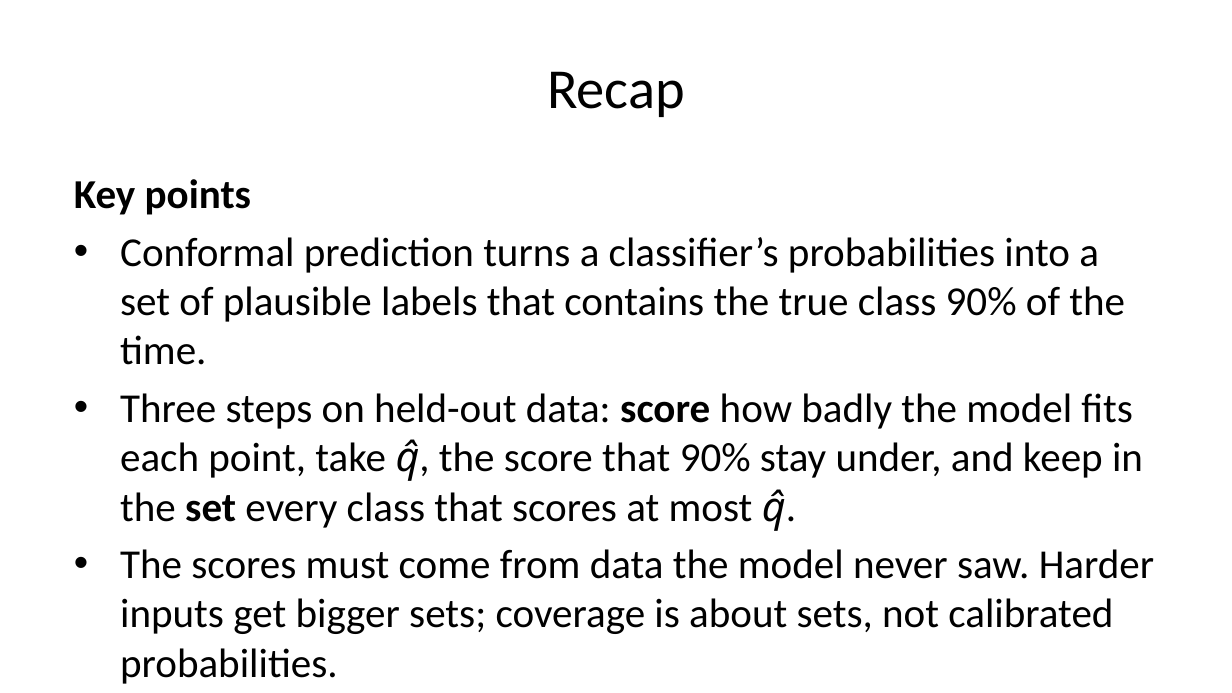
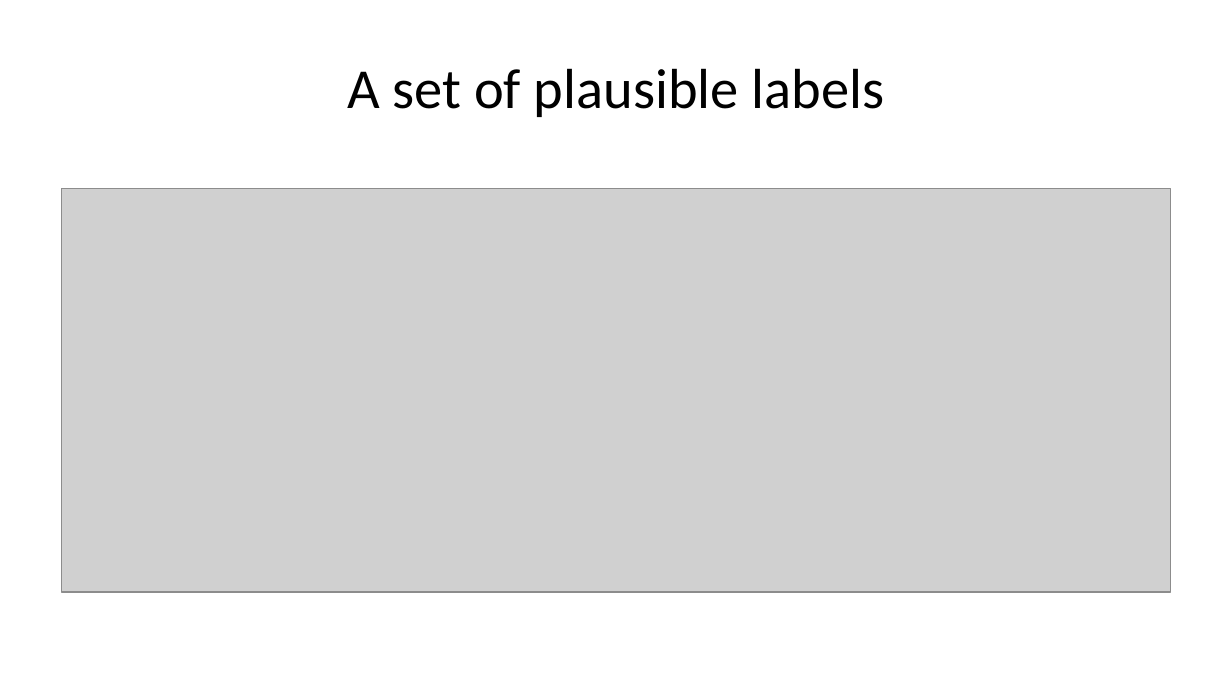
Before and after one commit to AmyRouillard/ml-foundations-mau-2026, a slide deck: slide 51 of ml-foundations.pptx (slide 57 before the commit). Drawn at 1232x693 pixels with LibreOffice and Linux fonts; fonts in the diff are those of the drawing; grey boxes stand for pictures. Boxes give left, top, right and bottom in pixels: in the first picture for what was removed or moved away, otherwise in the second. Text is boxed around its words. In the diff, an @@ line names an element or a change of style, - is before the commit and + after.

```diff
--- a/ml-foundations.pptx
+++ b/ml-foundations.pptx
@@ title at (347, 68, 884, 117): text changed @@
-Recap
+A set of plausible labels
@@ text removed at (74, 179, 1154, 634) @@
-Key points
-• Conformal prediction turns a classifier’s probabilities into a set of plausible labels that contains the true class 90% of the time.
-• Three steps on held-out data: score how badly the model fits each point, take q̂, the score that 90% stay under, and keep in the set every class that scores at most q̂.
-• The scores must come from data the model never saw. Harder inputs get bigger sets; coverage is about sets, not calibrated probabilities.
@@ picture added at (62, 188, 1170, 593) @@
```
Also in this commit, not shown: 4 other slides changed, 8 slides removed, 12 other files.
